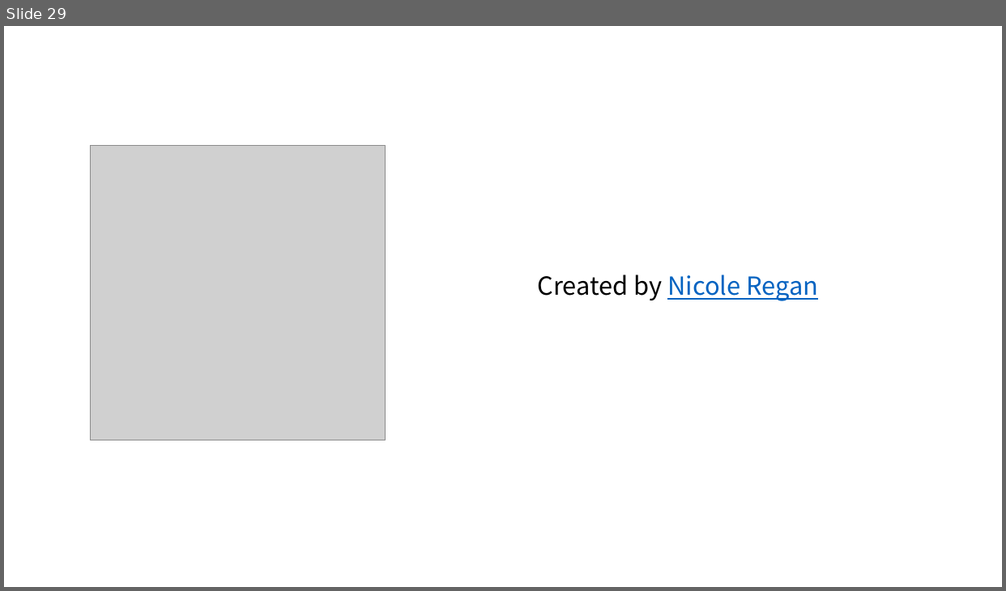
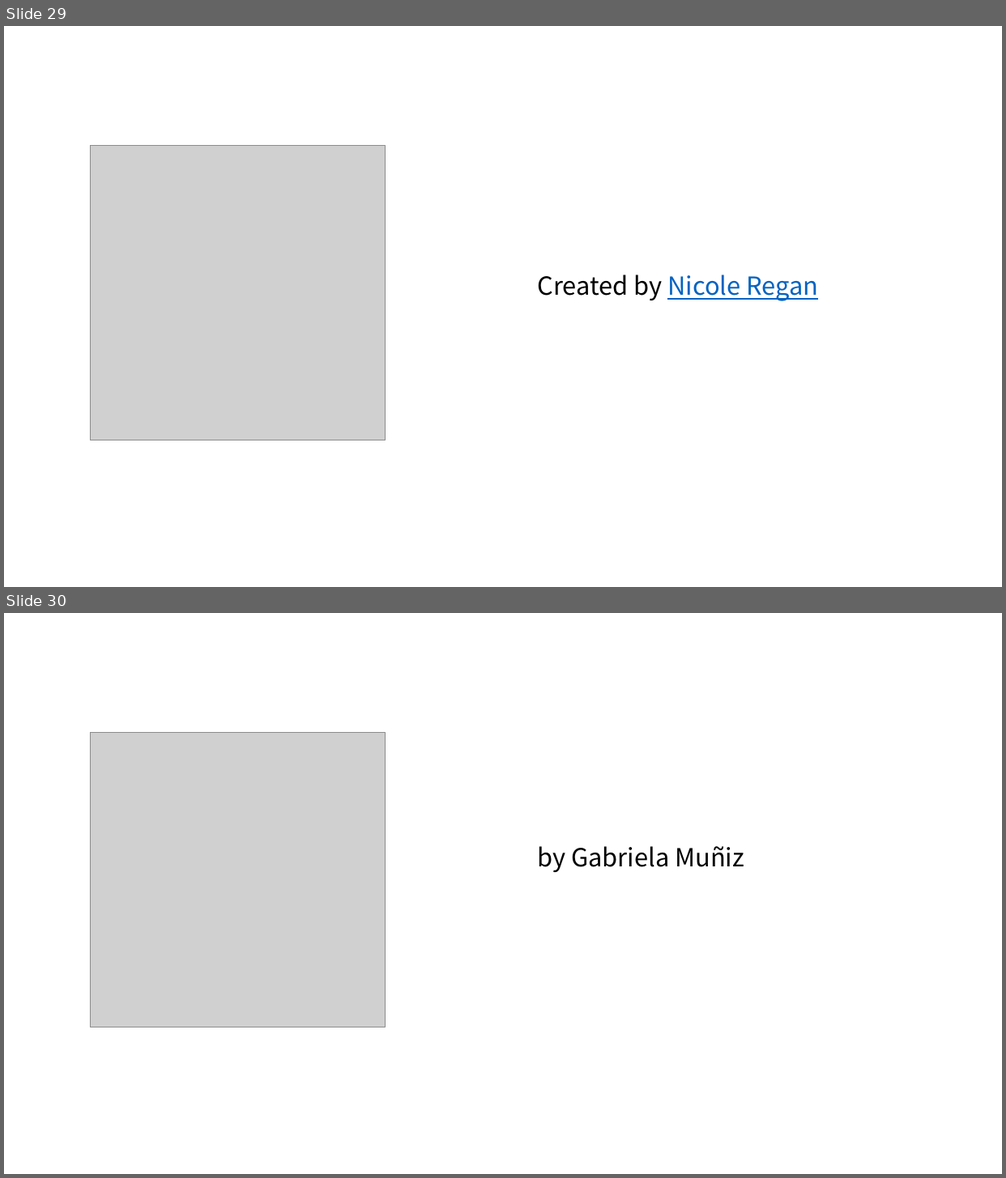
Before and after one commit to happydeveloper/data_structure, a slide deck: presentation/credit.pptx. Shown one above the other, each under a label of ours: slide 29 before the commit, slides 29 and 30 after it. The pictures are 1006x591 and 1006x1178 pixels, drawn with LibreOffice and Linux fonts; fonts in the diff are those of the drawing; grey boxes stand for pictures. Boxes give left, top, right and bottom in pixels: in the first picture for what was removed or moved away, otherwise in the second. Text is boxed around its words. In the diff, an @@ line names an element or a change of style, - is before the commit and + after.

```diff
--- a/presentation/credit.pptx
+++ b/presentation/credit.pptx
@@ slide 30 added at box(4, 613, 1002, 1174), background #FFFFFF @@
@@ picture added at box(90, 732, 385, 1027) @@
@@ title added at box(538, 846, 744, 872), 24 pt, text #000000 @@
+by Gabriela Muñiz
```
Also in this commit, not shown: 3 other slides added, 8 other files.
